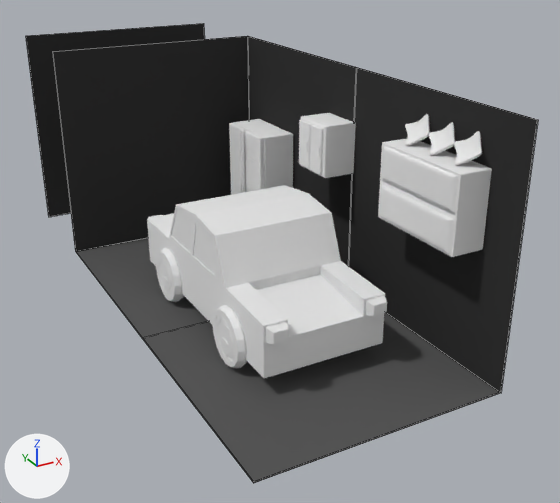
A saved change to the Blender file House builder/Assets/Models/Rooms/Garage_Room.blend.
One viewpoint serves both versions: a 50 mm camera at (-5.36, -12.78, 15.89) aimed at (0.68, -1.78, 10.4). Every picture has the same lights, and +X, +Y and +Z are marked at lower left. Mesh edges are drawn as thin lines on the coarser meshes.

Before the edit, the objects in view are built like this:
```python
mat_material_room = diffuse_material('Material_room')
mat_material_room.texture = img_garagetexture_png
me_cube = bpy.data.meshes.new('Cube')
me_cube.from_pydata(...)  # 34 vertices, 32 faces; spans x -1.79..1.79, y -1.79..1.79, z -1.0..1.67
me_cube.materials.append(mat_material_patoriku)  # its picture is missing
me_plane_000 = bpy.data.meshes.new('Plane.000')
me_plane_000.from_pydata(...)  # 8 vertices, 6 faces; spans x -1.01..1.01, y -0.01..0.01, z -1.01..1.01
me_plane_000.materials.append(mat_material_room)  # picture img_garagetexture_png
me_plane_002 = bpy.data.meshes.new('Plane.002')
me_plane_002.from_pydata(...)  # 20 vertices, 18 faces; spans x -1.01..1.01, y -3.01..1.01, z -1.01..1.01
me_plane_002.materials.append(mat_material_room)  # picture img_garagetexture_png
ob_cube_004 = bpy.data.objects.new('Cube.004', me_cube)
ob_cube_004.location = (1.84, -5.03, 12.91)
ob_cube_004.rotation_euler = (-0.688, -0.586, 0.978)  # degrees (-39, -34, 56)
ob_cube_004.scale = (0.166, 0.166, 0.0751)
_m = ob_cube_004.modifiers.new('Subsurf', 'SUBSURF')
_m.levels = 2
ob_right_wall = bpy.data.objects.new('Right_Wall', me_plane_000)
ob_right_wall.location = (0.01, 4.27, 11.51)
ob_right_wall.scale = (2.0, 2.0, 2.0)
ob_room_bordered_001 = bpy.data.objects.new('Room_Bordered.001', me_plane_002)
ob_room_bordered_001.location = (0.01, 0.01, 11.51)
ob_room_bordered_001.scale = (2.0, 2.0, 2.0)
# also in view: 'Cabinet' at (1.65, -1.66, 12.16); 'Cube' at (1.69, -4.46, 12.11); 'Cube.001' at (1.57, 0.7, 10.73); 'Car' at (-0.05, -2.18, 10.55)
```
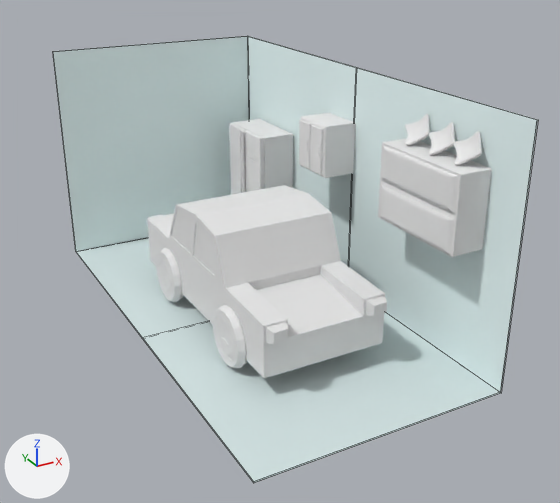
Changed parts and their boxes [x1, y1, x2, y2] in the pictures (560 x 503 px):
'Room_Bordered.001', surface changed (grey to white): [53, 36, 538, 483] in both
'Right_Wall', hidden (black): before [26, 23, 205, 217]

The change in detail:
Picture 'GarageTexture_white.png' (img_garagetexture_white_png) is new.
Material 'Material_room' (mat_material_room) changes its picture from img_garagetexture_png to img_garagetexture_white_png.
Object 'Right_Wall' (ob_right_wall) is now hidden.
